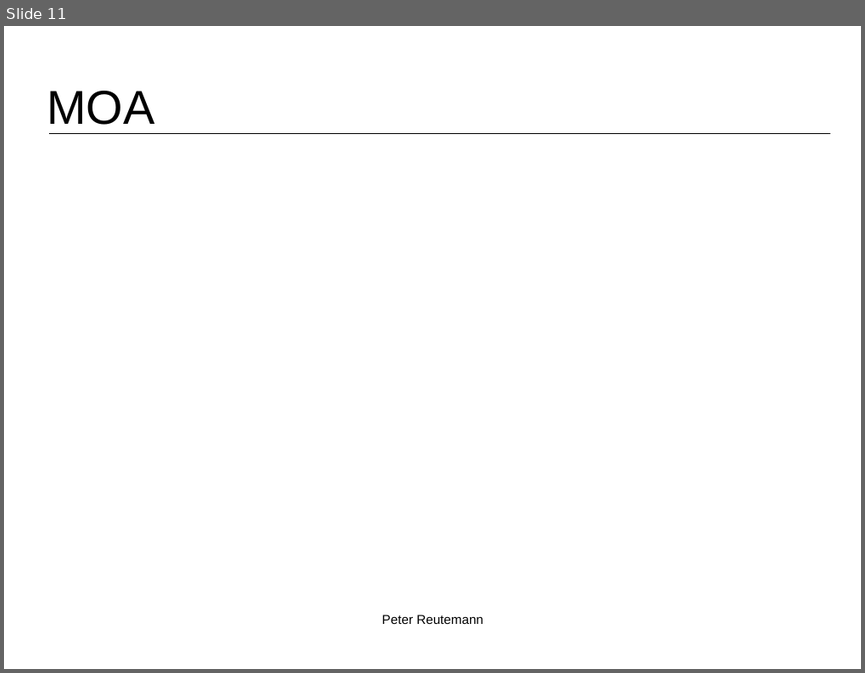
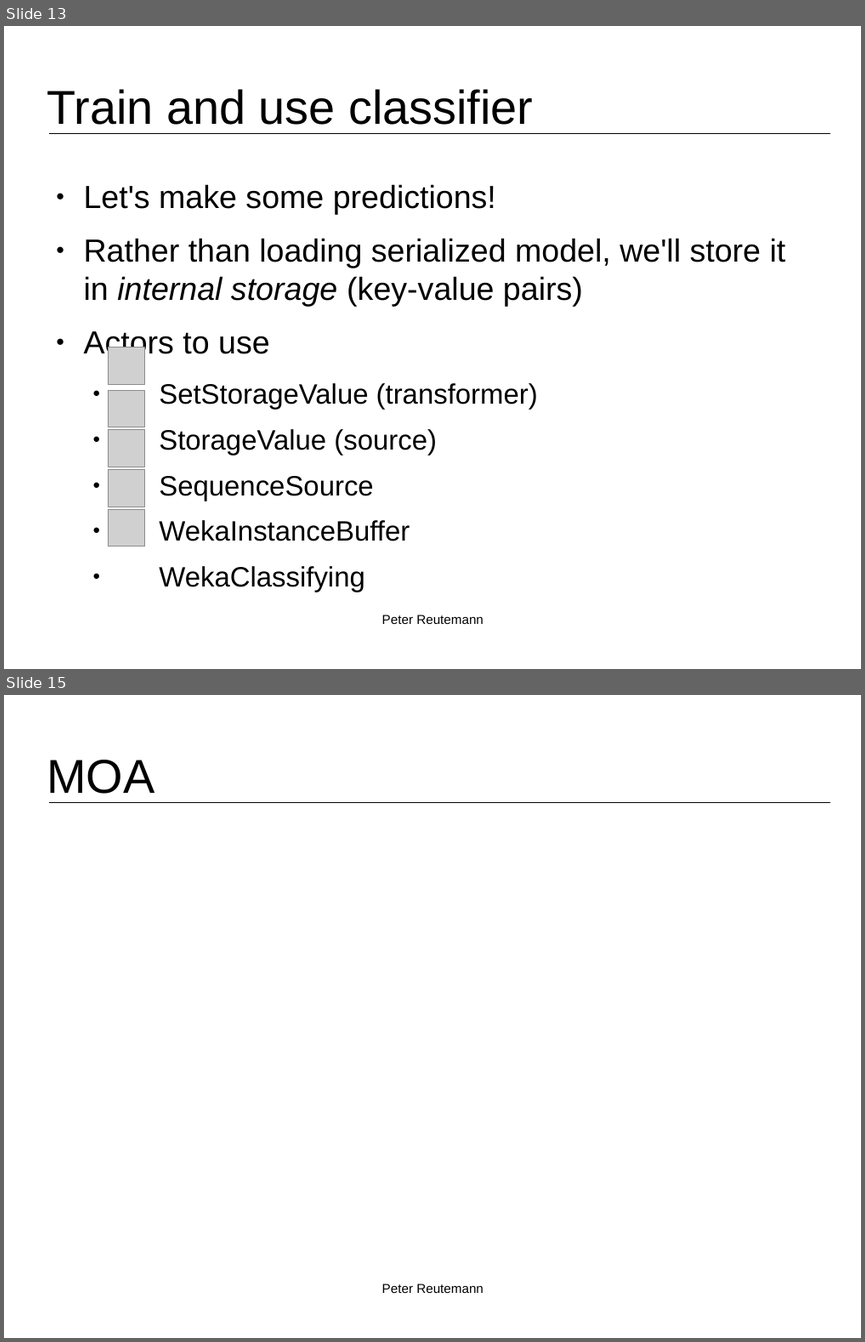
Before and after one commit to fracpete/kuching-2015, a slide deck: 2_basic_flows/kuching2015_basic_flows-2-machine_learning.odp. Shown one above the other, each under a label of ours: slide 11 before the commit, slides 13 and 15 after it; the slides between them are not shown. The pictures are 865x673 and 865x1342 pixels, drawn with LibreOffice and Linux fonts; fonts in the diff are those of the drawing; grey boxes stand for pictures; background and template pictures are left out. Boxes give left, top, right and bottom in pixels: in the first picture for what was removed or moved away, otherwise in the second. Text is boxed around its words. In the diff, an @@ line names an element or a change of style, - is before the commit and + after.

Commit message:
added more weka stuff

```diff
--- a/2_basic_flows/kuching2015_basic_flows-2-machine_learning.odp
+++ b/2_basic_flows/kuching2015_basic_flows-2-machine_learning.odp
@@ slide 13 added at <box>4,26,861,669</box>, background #FFFFFF; not listed: 1 template element that a slide beside it also shows @@
@@ title added at <box>46,89,533,125</box>, 44 pt, text #000000 @@
+Train and use classifier
@@ text added at <box>84,184,786,541</box>, 29.6 pt, text #000000 @@
+● Let's make some predictions!
+● Rather than loading serialized model, we'll store it in internal storage (key-value pairs)
+● Actors to use
+  ● SetStorageValue (transformer)
+  ● StorageValue (source)
+  ● SequenceSource
+  ● WekaInstanceBuffer
+  ● WekaClassifying
@@ picture added at <box>109,347,145,385</box> @@
@@ picture added at <box>109,390,145,427</box> @@
@@ picture added at <box>109,430,145,467</box> @@
@@ picture added at <box>109,470,145,507</box> @@
@@ picture added at <box>109,510,145,547</box> @@
@@ text added at <box>382,614,483,624</box>, 12 pt, text #000000 @@
+Peter Reutemann
@@ what was slide 11 is now slide 15 @@
```
Also in this commit, not shown: 3 other slides added, 13 other files.
